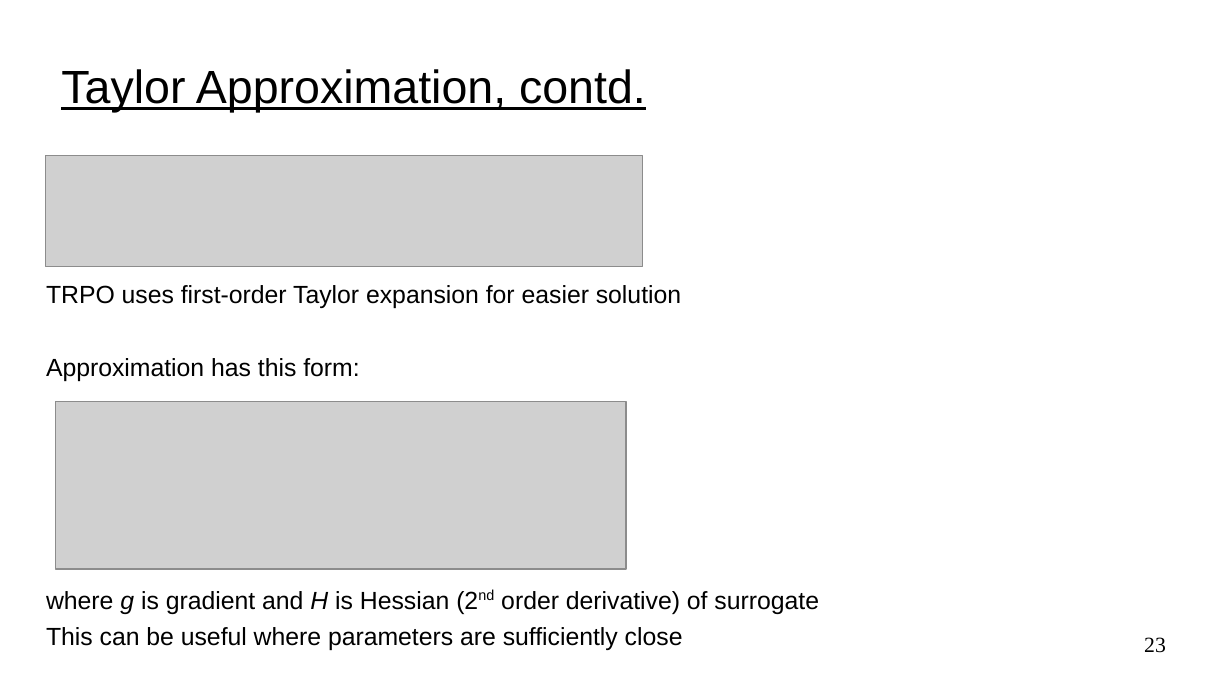
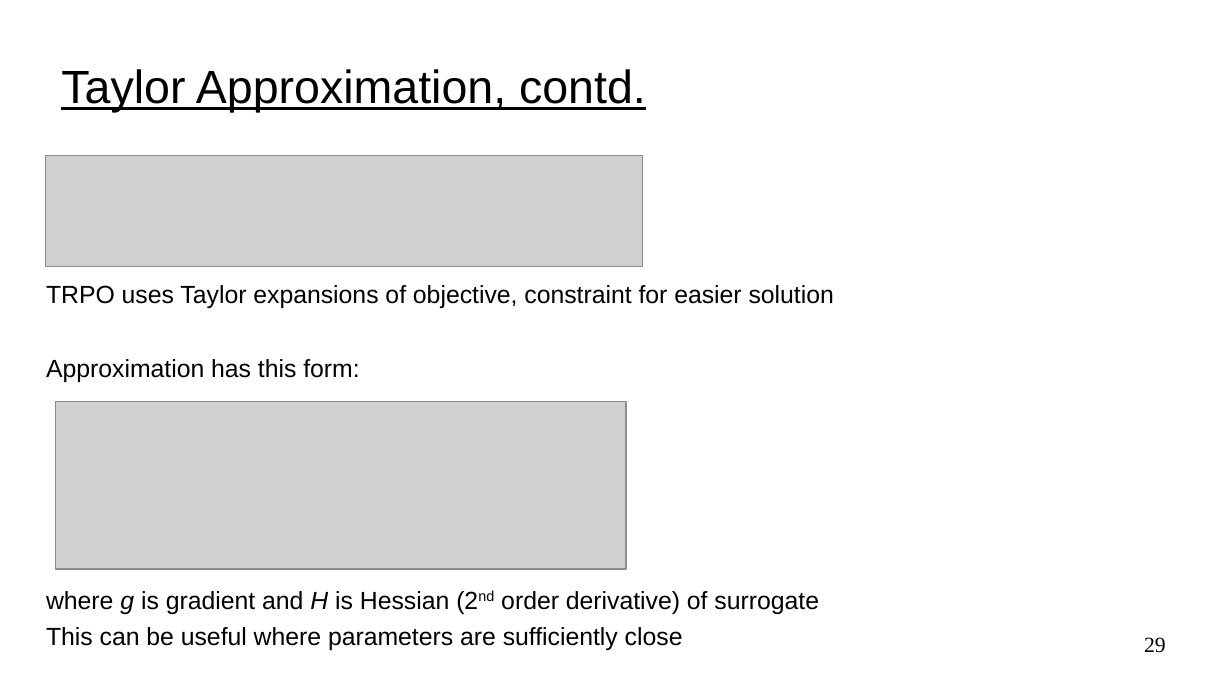
Before and after one commit to UVADS/reinforcement_learning, a slide deck: slide 29 of 08_policy_gradients_extensions/policy_gradients_extensions.ppt (slide 23 before the commit). Drawn at 1232x693 pixels with LibreOffice and Linux fonts; fonts in the diff are those of the drawing; grey boxes stand for pictures. Boxes give left, top, right and bottom in pixels: in the first picture for what was removed or moved away, otherwise in the second. Text is boxed around its words. In the diff, an @@ line names an element or a change of style, - is before the commit and + after.

```diff
--- a/08_policy_gradients_extensions/policy_gradients_extensions.ppt
+++ b/08_policy_gradients_extensions/policy_gradients_extensions.ppt
@@ text at [46, 285, 834, 308]: text changed @@
-TRPO uses first-order Taylor expansion for easier solution
+TRPO uses Taylor expansions of objective, constraint for easier solution
@@ page number at [1144, 637, 1166, 653]: text changed @@
-23
+29
```
Also in this commit, not shown: 7 other slides changed, 7 slides added.
